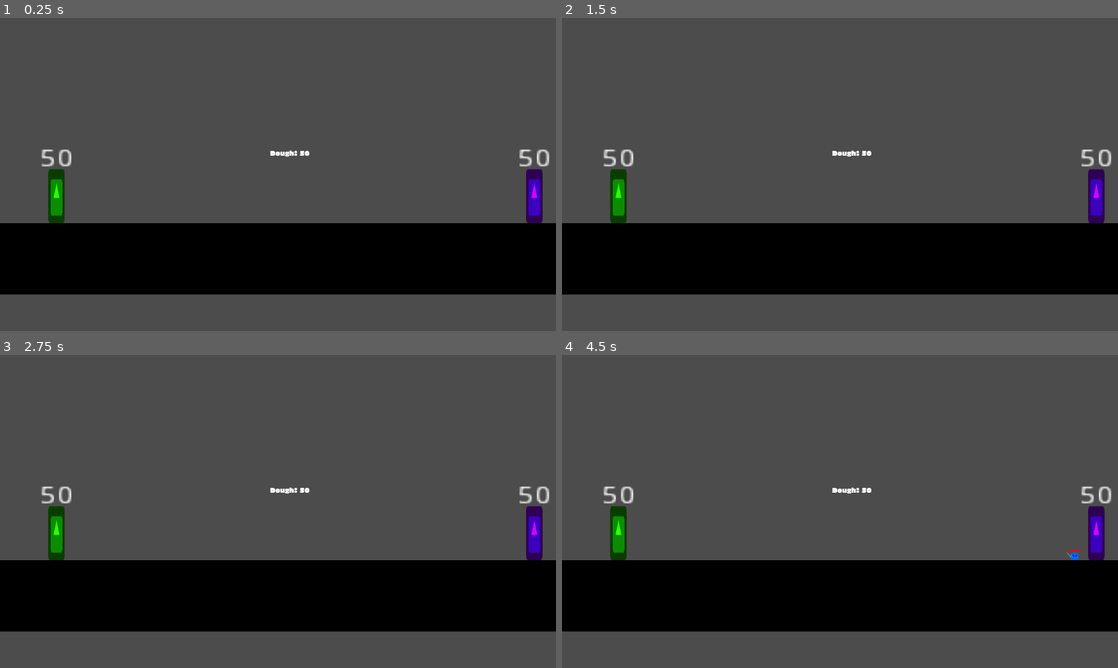
Above: before the commit, frames 1-4 (two rows, left to right).
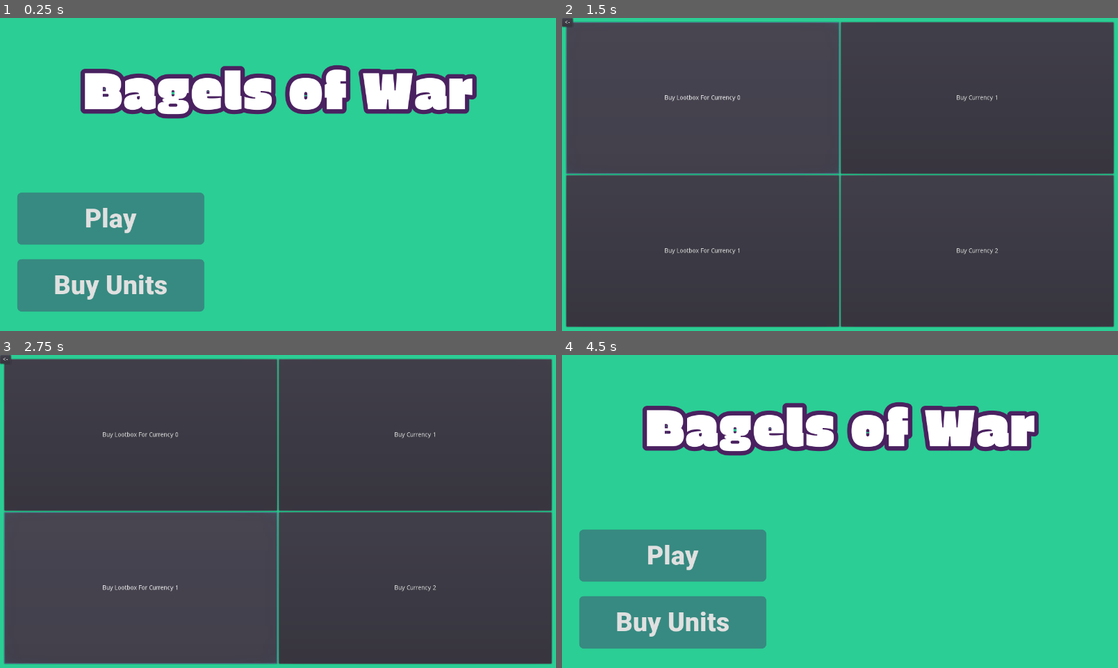
Above: after the commit, the same moments.

Repository: Boyquotes/mtx-project
Game: Godot game, scene res://src/scenes/TitleScreen.tscn
Same seed, same stepped clock (60 frames per second), same inputs: the game is played once before the commit and once after it. Before the commit the project starts from res://src/scenes/BattleScene.tscn. The engine's default icon, where the game draws it, is replaced by a stand-in: a white triangle on a blue panel in a dark square.
Inputs (mouse positions are in pixels of both pictures, inside the frame that each line leads up to):
- Up to frame 1 (0.25 s): no input
- Up to frame 2 (1.5 s): click (673, 284) at 0.5 s, where only the run after the commit has a clickable "Buy Units"; click (701, 99) at 1.25 s, where only the run after the commit has a clickable "Buy Lootbox For Currency 0"
- Up to frame 3 (2.75 s): click (139, 586) at 2 s, where only the run after the commit has a clickable "Buy Lootbox For Currency 1"
- Up to frame 4 (4.5 s): click (979, 436) at 2.75 s, where only the run after the commit has a clickable "Buy Currency 1"; click (979, 586) at 3.5 s, where only the run after the commit has a clickable "Buy Currency 2"; click (567, 358) at 4.25 s, where only the run after the commit has a clickable "<-"

The runs differ from the first frame. In frame 1, 100% of the frame differs, in the area x 0-100%, y 0-100%; in frame 2, 29%; in frame 3, 29%; in frame 4, 100%.

Commit message:
Basic buy menu + Resized screens

Diff:
--- a/project.godot
+++ b/project.godot
@@ -11,7 +11,7 @@
 [application]
 
 config/name="Age of Gacha"
-run/main_scene="res://src/scenes/BattleScene.tscn"
+run/main_scene="res://src/scenes/TitleScreen.tscn"
 config/icon="res://icon.png"
 
 [autoload]
--- /dev/null
+++ b/src/scenes/BuyScreen.gd
@@ -0,0 +1,31 @@
+extends Control
+
+export var TitleScreen : PackedScene
+
+export var lootboxCostC0 = 1000
+export var lootboxCostC1 = 51
+
+export var c1_cost = 6.99
+export var c2_cost = 6.99
+
+func _ready():
+	pass # Replace with function body.
+
+func _on_BuyLB_c0_button_up():
+	pass # Replace with function body.
+
+
+func _on_BuyLB_c1_button_up():
+	pass # Replace with function body.
+
+
+func _on_Buy_c1_button_up():
+	pass # Replace with function body.
+
+
+func _on_Buy_c2_button_up():
+	pass # Replace with function body.
+
+
+func _on_Back_button_up():
+	get_tree().change_scene("res://src/scenes/TitleScreen.tscn")
--- /dev/null
+++ b/src/scenes/BuyScreen.tscn
@@ -0,0 +1,109 @@
+[gd_scene load_steps=3 format=2]
+
+[ext_resource path="res://src/scenes/BuyScreen.gd" type="Script" id=1]
+[ext_resource path="res://src/scenes/TitleScreen.tscn" type="PackedScene" id=2]
+
+[node name="BuyScreen" type="Control"]
+anchor_right = 1.0
+anchor_bottom = 1.0
+script = ExtResource( 1 )
+TitleScreen = ExtResource( 2 )
+
+[node name="ColorRect" type="ColorRect" parent="."]
+anchor_right = 1.0
+anchor_bottom = 1.0
+color = Color( 0.168627, 0.807843, 0.584314, 1 )
+
+[node name="MarginContainer" type="MarginContainer" parent="."]
+anchor_right = 1.0
+anchor_bottom = 1.0
+custom_constants/margin_right = 10
+custom_constants/margin_top = 10
+custom_constants/margin_left = 10
+custom_constants/margin_bottom = 10
+
+[node name="HBoxContainer" type="HBoxContainer" parent="MarginContainer"]
+margin_left = 10.0
+margin_top = 10.0
+margin_right = 1270.0
+margin_bottom = 710.0
+size_flags_horizontal = 3
+size_flags_vertical = 3
+
+[node name="VBoxContainer2" type="VBoxContainer" parent="MarginContainer/HBoxContainer"]
+margin_right = 628.0
+margin_bottom = 700.0
+size_flags_horizontal = 3
+size_flags_vertical = 3
+
+[node name="MarginContainer" type="MarginContainer" parent="MarginContainer/HBoxContainer/VBoxContainer2"]
+margin_right = 628.0
+margin_bottom = 348.0
+size_flags_horizontal = 3
+size_flags_vertical = 3
+
+[node name="BuyLB_c0" type="Button" parent="MarginContainer/HBoxContainer/VBoxContainer2/MarginContainer"]
+margin_right = 628.0
+margin_bottom = 348.0
+size_flags_horizontal = 3
+size_flags_vertical = 3
+text = "Buy Lootbox For Currency 0"
+
+[node name="MarginContainer2" type="MarginContainer" parent="MarginContainer/HBoxContainer/VBoxContainer2"]
+margin_top = 352.0
+margin_right = 628.0
+margin_bottom = 700.0
+size_flags_horizontal = 3
+size_flags_vertical = 3
+
+[node name="BuyLB_c1" type="Button" parent="MarginContainer/HBoxContainer/VBoxContainer2/MarginContainer2"]
+margin_right = 628.0
+margin_bottom = 348.0
+size_flags_horizontal = 3
+size_flags_vertical = 3
+text = "Buy Lootbox For Currency 1"
+
+[node name="VBoxContainer" type="VBoxContainer" parent="MarginContainer/HBoxContainer"]
+margin_left = 632.0
+margin_right = 1260.0
+margin_bottom = 700.0
+size_flags_horizontal = 3
+size_flags_vertical = 3
+
+[node name="MarginContainer" type="MarginContainer" parent="MarginContainer/HBoxContainer/VBoxContainer"]
+margin_right = 628.0
+margin_bottom = 348.0
+size_flags_horizontal = 3
+size_flags_vertical = 3
+
+[node name="Buy_c1" type="Button" parent="MarginContainer/HBoxContainer/VBoxContainer/MarginContainer"]
+margin_right = 628.0
+margin_bottom = 348.0
+size_flags_horizontal = 3
+size_flags_vertical = 3
+text = "Buy Currency 1"
+
+[node name="MarginContainer2" type="MarginContainer" parent="MarginContainer/HBoxContainer/VBoxContainer"]
+margin_top = 352.0
+margin_right = 628.0
+margin_bottom = 700.0
+size_flags_horizontal = 3
+size_flags_vertical = 3
+
+[node name="Buy_c2" type="Button" parent="MarginContainer/HBoxContainer/VBoxContainer/MarginContainer2"]
+margin_right = 628.0
+margin_bottom = 348.0
+size_flags_horizontal = 3
+size_flags_vertical = 3
+text = "Buy Currency 2"
+
+[node name="Back" type="Button" parent="."]
+margin_right = 25.0
+margin_bottom = 20.0
+text = "<-"
+
+[connection signal="button_up" from="MarginContainer/HBoxContainer/VBoxContainer2/MarginContainer/BuyLB_c0" to="." method="_on_BuyLB_c0_button_up"]
+[connection signal="button_up" from="MarginContainer/HBoxContainer/VBoxContainer2/MarginContainer2/BuyLB_c1" to="." method="_on_BuyLB_c1_button_up"]
+[connection signal="button_up" from="MarginContainer/HBoxContainer/VBoxContainer/MarginContainer/Buy_c1" to="." method="_on_Buy_c1_button_up"]
+[connection signal="button_up" from="MarginContainer/HBoxContainer/VBoxContainer/MarginContainer2/Buy_c2" to="." method="_on_Buy_c2_button_up"]
+[connection signal="button_up" from="Back" to="." method="_on_Back_button_up"]
--- a/src/scenes/TitleScreen.gd
+++ b/src/scenes/TitleScreen.gd
@@ -5,4 +5,8 @@
 
 
 func _on_PlayButton_button_up():
-	get_tree().change_scene(unitSelectScreen.resource_path)
+	get_tree().change_scene("res://src/scenes/UnitSelectScreen.tscn")
+
+
+func _on_BuyUnitButton_button_up():
+	get_tree().change_scene("res://src/scenes/BuyScreen.tscn")
--- a/src/scenes/TitleScreen.tscn
+++ b/src/scenes/TitleScreen.tscn
@@ -6,13 +6,15 @@
 [ext_resource path="res://src/scenes/UnitSelectScreen.tscn" type="PackedScene" id=4]
 
 [sub_resource type="DynamicFont" id=1]
-size = 60
-outline_size = 3
+size = 120
+outline_size = 10
 outline_color = Color( 0.290196, 0.129412, 0.376471, 1 )
+use_mipmaps = true
+use_filter = true
 font_data = ExtResource( 1 )
 
 [sub_resource type="DynamicFont" id=2]
-size = 30
+size = 60
 font_data = ExtResource( 2 )
 
 [sub_resource type="StyleBoxFlat" id=3]
@@ -63,17 +65,21 @@
 [node name="TitleScreen" type="Control"]
 anchor_right = 1.0
 anchor_bottom = 1.0
+size_flags_horizontal = 3
+size_flags_vertical = 3
 script = ExtResource( 3 )
 unitSelectScreen = ExtResource( 4 )
 
 [node name="ColorRect" type="ColorRect" parent="."]
-margin_right = 640.0
-margin_bottom = 360.0
+anchor_right = 1.0
+anchor_bottom = 1.0
+size_flags_horizontal = 3
+size_flags_vertical = 3
 color = Color( 0.168627, 0.807843, 0.584314, 1 )
 
 [node name="MarginContainer" type="MarginContainer" parent="."]
-margin_right = 640.0
-margin_bottom = 360.0
+anchor_right = 1.0
+anchor_bottom = 1.0
 custom_constants/margin_right = 10
 custom_constants/margin_top = 10
 custom_constants/margin_left = 10
@@ -82,13 +88,13 @@
 [node name="VBoxContainer" type="VBoxContainer" parent="MarginContainer"]
 margin_left = 10.0
 margin_top = 10.0
-margin_right = 630.0
-margin_bottom = 315.0
+margin_right = 1270.0
+margin_bottom = 675.0
 custom_constants/separation = 60
 
 [node name="Label" type="Label" parent="MarginContainer/VBoxContainer"]
-margin_right = 620.0
-margin_bottom = 122.0
+margin_right = 1260.0
+margin_bottom = 302.0
 size_flags_horizontal = 3
 size_flags_vertical = 7
 custom_fonts/font = SubResource( 1 )
@@ -97,25 +103,26 @@
 valign = 1
 
 [node name="VBoxContainer" type="VBoxContainer" parent="MarginContainer/VBoxContainer"]
-margin_top = 182.0
-margin_right = 620.0
-margin_bottom = 305.0
+margin_top = 362.0
+margin_right = 1260.0
+margin_bottom = 665.0
 size_flags_horizontal = 3
 size_flags_vertical = 3
-custom_constants/separation = 10
 
 [node name="MarginContainer" type="MarginContainer" parent="MarginContainer/VBoxContainer/VBoxContainer"]
-margin_right = 620.0
-margin_bottom = 56.0
+margin_right = 1260.0
+margin_bottom = 149.0
 size_flags_horizontal = 3
 size_flags_vertical = 3
-custom_constants/margin_right = 430
+custom_constants/margin_right = 800
+custom_constants/margin_top = 30
 custom_constants/margin_left = 30
 
 [node name="PlayButton" type="Button" parent="MarginContainer/VBoxContainer/VBoxContainer/MarginContainer"]
 margin_left = 30.0
-margin_right = 190.0
-margin_bottom = 56.0
+margin_top = 30.0
+margin_right = 460.0
+margin_bottom = 149.0
 size_flags_horizontal = 3
 size_flags_vertical = 3
 custom_fonts/font = SubResource( 2 )
@@ -129,18 +136,20 @@
 }
 
 [node name="MarginContainer2" type="MarginContainer" parent="MarginContainer/VBoxContainer/VBoxContainer"]
-margin_top = 66.0
-margin_right = 620.0
-margin_bottom = 123.0
+margin_top = 153.0
+margin_right = 1260.0
+margin_bottom = 303.0
 size_flags_horizontal = 3
 size_flags_vertical = 3
-custom_constants/margin_right = 430
+custom_constants/margin_right = 800
+custom_constants/margin_top = 30
 custom_constants/margin_left = 30
 
 [node name="BuyUnitButton" type="Button" parent="MarginContainer/VBoxContainer/VBoxContainer/MarginContainer2"]
 margin_left = 30.0
-margin_right = 190.0
-margin_bottom = 57.0
+margin_top = 30.0
+margin_right = 460.0
+margin_bottom = 150.0
 size_flags_horizontal = 3
 size_flags_vertical = 3
 custom_fonts/font = SubResource( 2 )
@@ -154,3 +163,4 @@
 }
 
 [connection signal="button_up" from="MarginContainer/VBoxContainer/VBoxContainer/MarginContainer/PlayButton" to="." method="_on_PlayButton_button_up"]
+[connection signal="button_up" from="MarginContainer/VBoxContainer/VBoxContainer/MarginContainer2/BuyUnitButton" to="." method="_on_BuyUnitButton_button_up"]
--- a/src/scenes/UnitSelectScreen.tscn
+++ b/src/scenes/UnitSelectScreen.tscn
@@ -8,6 +8,7 @@
 
 [node name="Camera2D" type="Camera2D" parent="."]
 current = true
+zoom = Vector2( 0.5, 0.5 )
 
 [node name="UnitSelectingManager" type="Node2D" parent="."]
 position = Vector2( -153, -2 )
